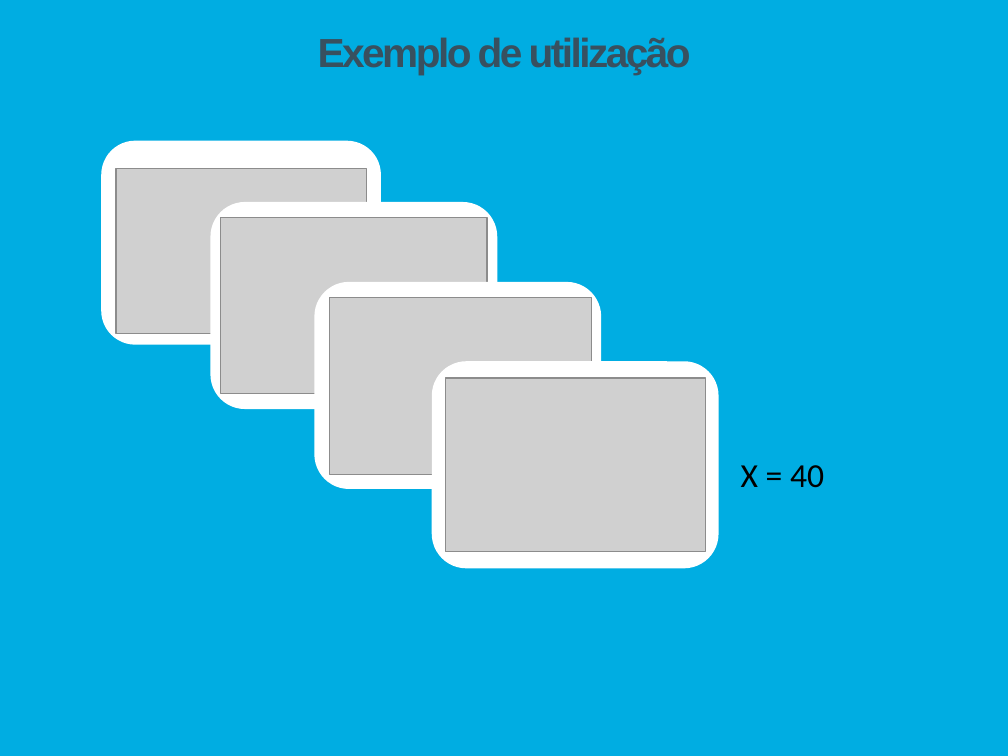
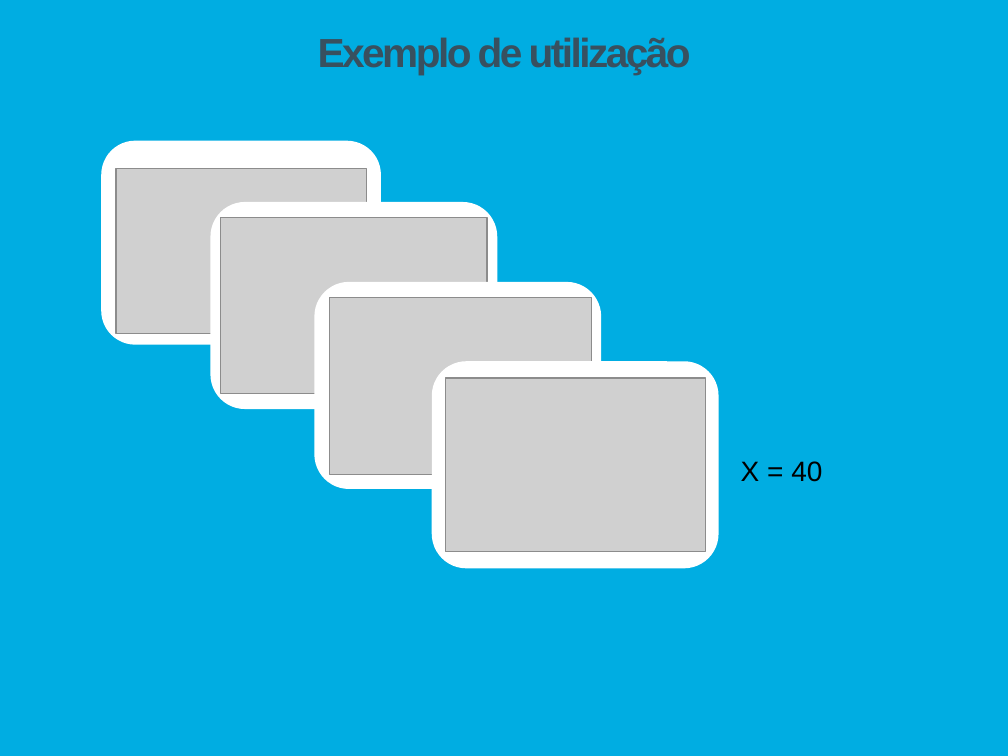
Before and after one commit to Tibblue/PLC, a slide deck: slide 11 of SPLN/tp2/apresSPLN.pptx. Drawn at 1008x756 pixels with LibreOffice and Linux fonts; fonts in the diff are those of the drawing; grey boxes stand for pictures. Boxes give left, top, right and bottom in pixels: in the first picture for what was removed or moved away, otherwise in the second. Text is boxed around its words. In the diff, an @@ line names an element or a change of style, - is before the commit and + after.

```diff
--- a/SPLN/tp2/apresSPLN.pptx
+++ b/SPLN/tp2/apresSPLN.pptx
@@ text "X = 40" at (741, 461, 822, 482): size 24 to 20 pt, font Calibri to Arial @@
```
Also in this commit, not shown: 5 other slides changed, 1 slide added.
